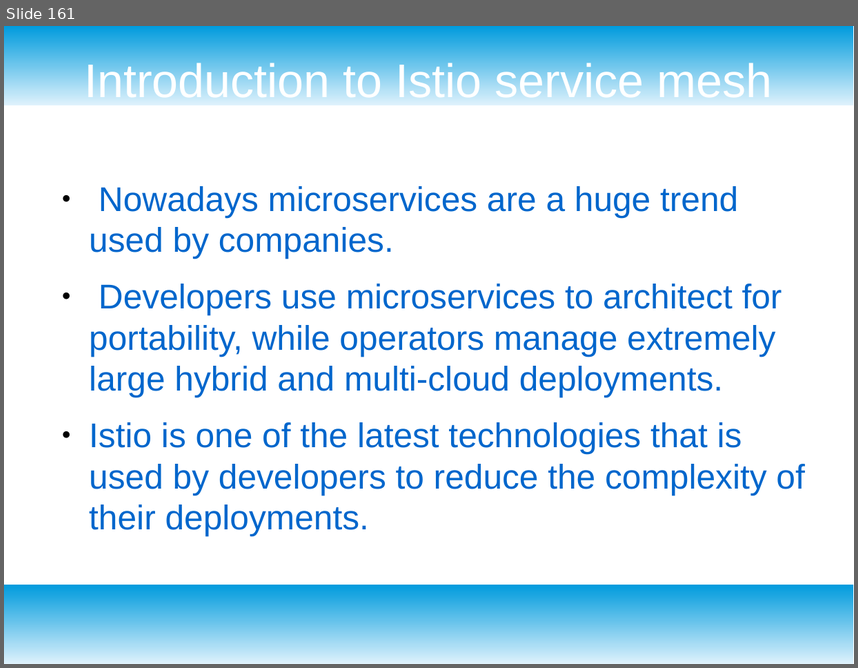
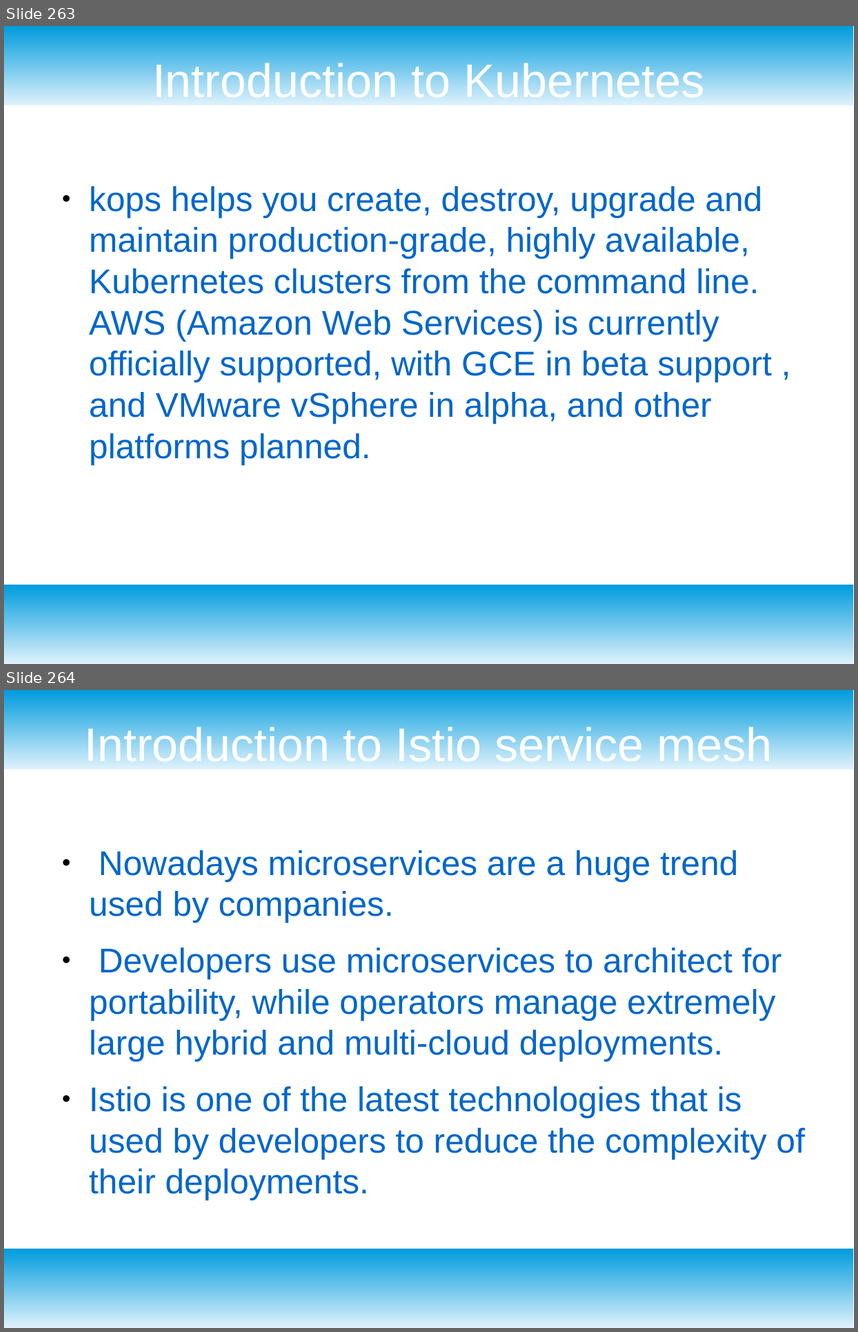
Before and after one commit to redmage123/kubernetes-course, a slide deck: docs/Kubernetes slides.odp. Shown one above the other, each under a label of ours: slide 161 before the commit, slides 263 and 264 after it. The pictures are 858x668 and 858x1332 pixels, drawn with LibreOffice and Linux fonts; fonts in the diff are those of the drawing. Boxes give left, top, right and bottom in pixels: in the first picture for what was removed or moved away, otherwise in the second. Text is boxed around its words. In the diff, an @@ line names an element or a change of style, - is before the commit and + after.

```diff
--- a/docs/Kubernetes slides.odp
+++ b/docs/Kubernetes slides.odp
@@ slide 263 added at box(4, 26, 854, 664), background #FFFFFF; not listed: 2 template elements that a slide beside it also shows @@
@@ title added at box(152, 59, 704, 105), 44 pt, text #FFFFFF @@
+Introduction to Kubernetes
@@ text added at box(89, 186, 772, 464), 32 pt, text #0066CC @@
+● kops helps you create, destroy, upgrade and maintain production-grade, highly available, Kubernetes clusters from the command line. AWS (Amazon Web Services) is currently officially supported, with GCE in beta support , and VMware vSphere in alpha, and other platforms planned.
@@ what was slide 161 is now slide 264 @@
```
Also in this commit, not shown: 117 other slides added, 18 other files.
